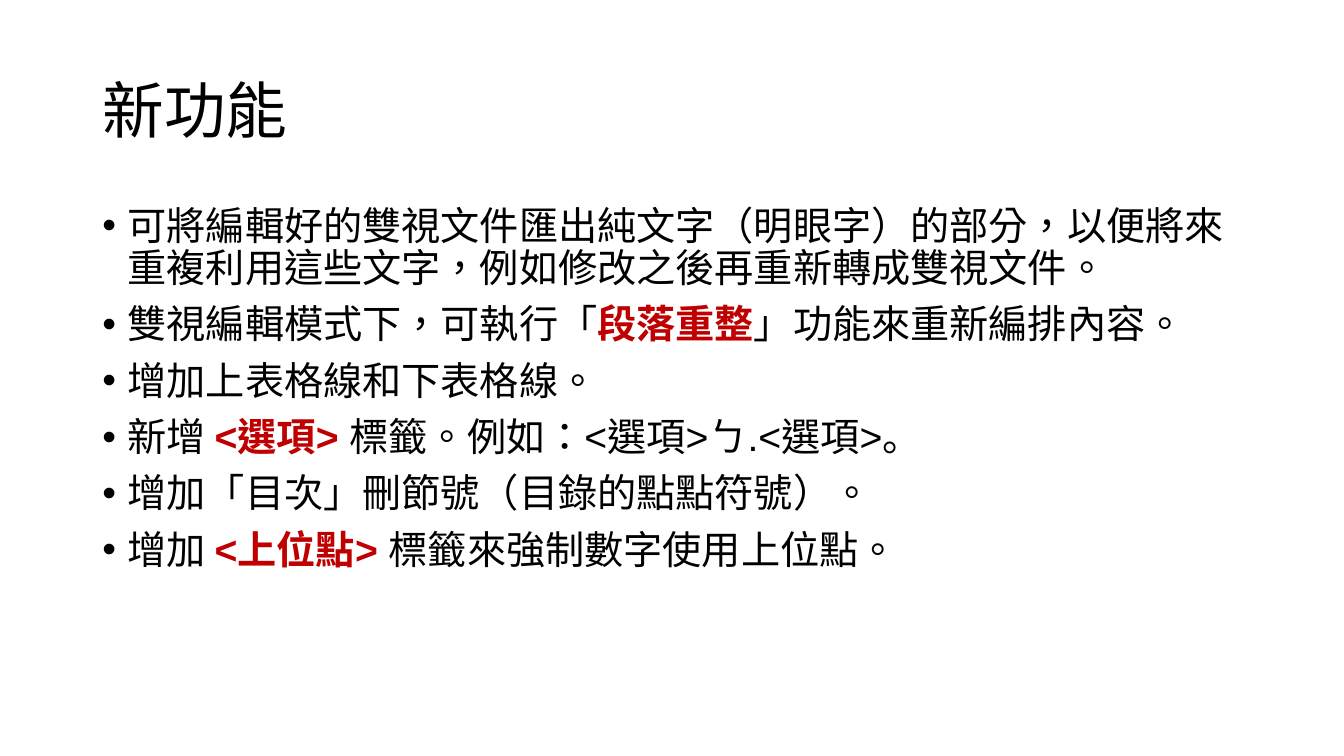
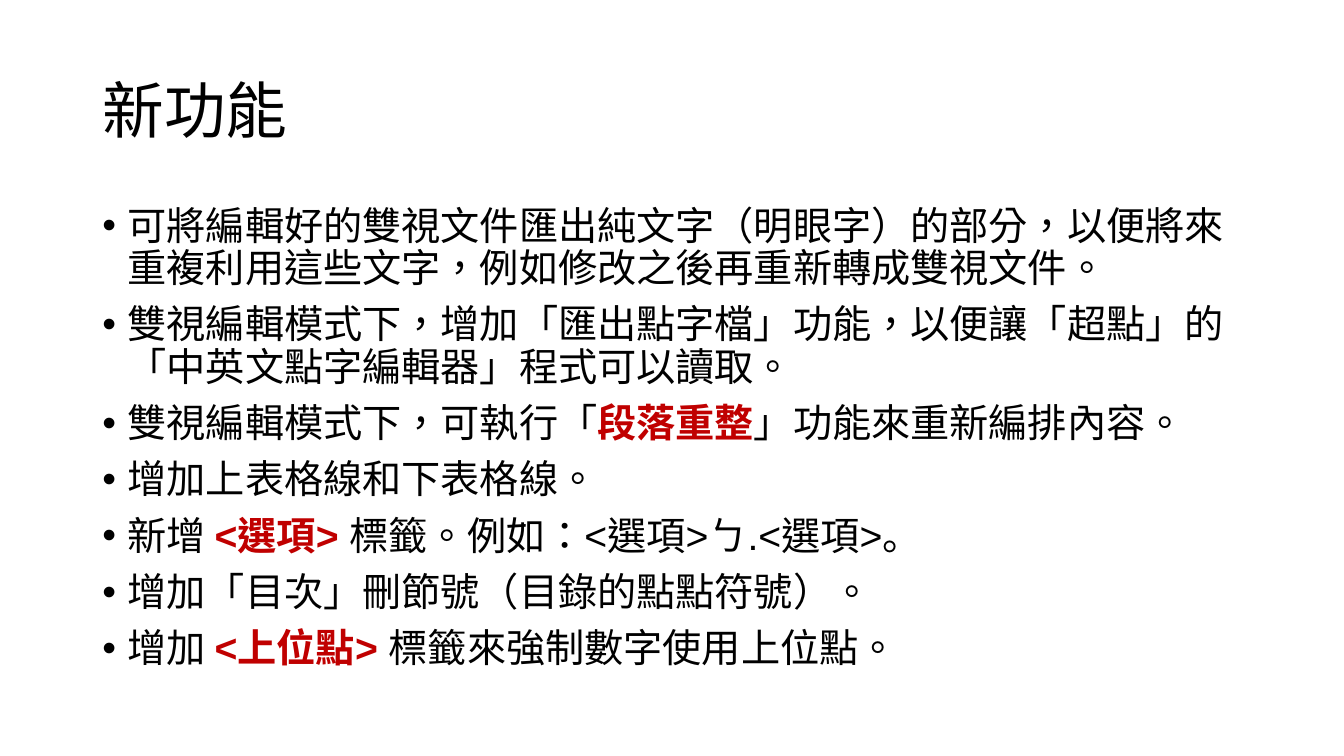
Before and after one commit to braillekit/text-to-braille, a slide deck: slide 4 of Doc/行銷/易點雙視 v3 有哪些新功能與改善.pptx. Drawn at 1344x756 pixels with LibreOffice and Linux fonts; fonts in the diff are those of the drawing. Boxes give left, top, right and bottom in pixels: in the first picture for what was removed or moved away, otherwise in the second. Text is boxed around its words. In the diff, an @@ line names an element or a change of style, - is before the commit and + after.

```diff
--- a/Doc/行銷/易點雙視 v3 有哪些新功能與改善.pptx
+++ b/Doc/行銷/易點雙視 v3 有哪些新功能與改善.pptx
@@ text at (x1=128, y1=304, x2=1224, y2=385): paragraph added @@
+• 雙視編輯模式下，增加「匯出點字檔」功能，以便讓「超點」的「中英文點字編輯器」程式可以讀取。
```
Also in this commit, not shown: 1 other slide changed, 7 other files.
